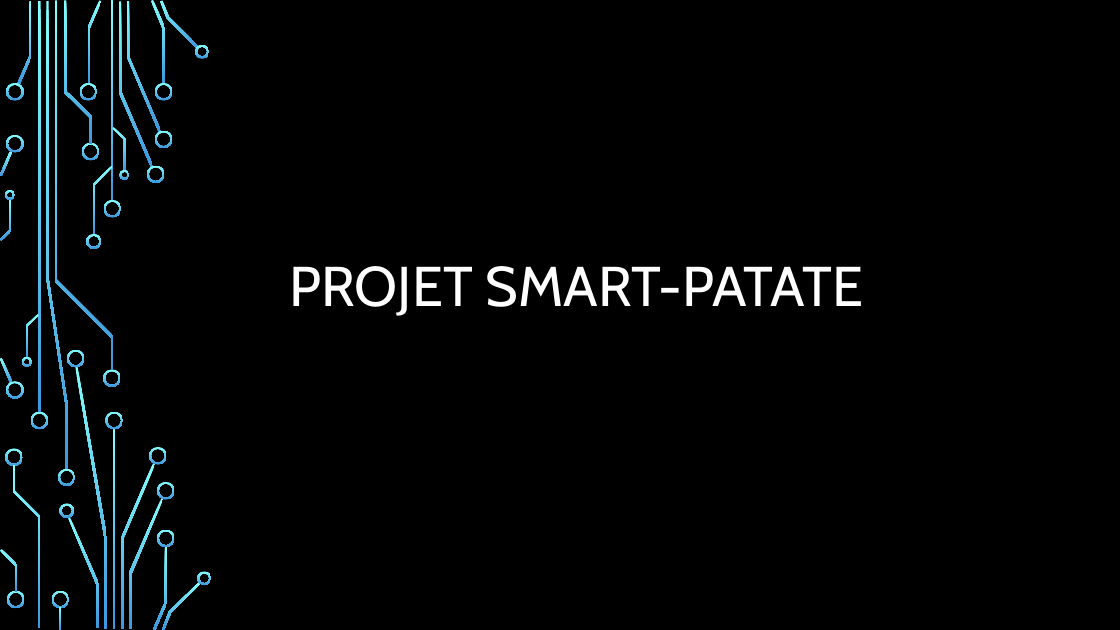
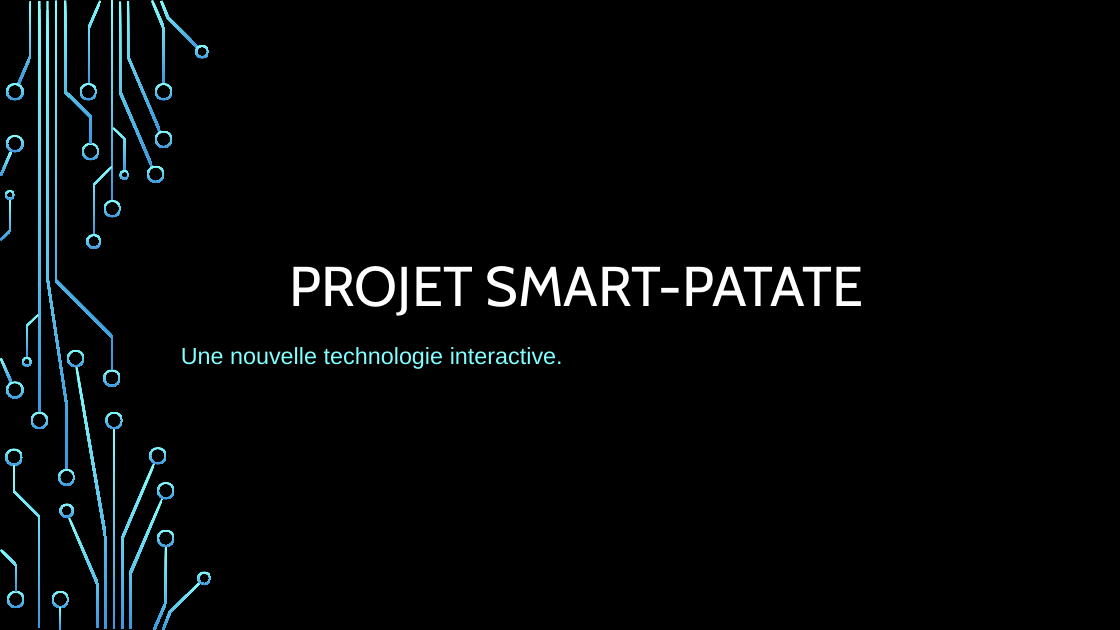
Before and after one commit to AE-L/Projet-SmartPatate, a slide deck: slide 1 of Projet smart-patate.pptx. Drawn at 1120x630 pixels with LibreOffice and Linux fonts; fonts in the diff are those of the drawing; background and template pictures are left out. Boxes give left, top, right and bottom in pixels: in the first picture for what was removed or moved away, otherwise in the second. Text is boxed around its words. In the diff, an @@ line names an element or a change of style, - is before the commit and + after.

Commit message:
lien projet

```diff
--- a/Projet smart-patate.pptx
+++ b/Projet smart-patate.pptx
@@ subtitle added at [181,347,563,369], 20 pt, text #82FFFF @@
+Une nouvelle technologie interactive.
```
Also in this commit, not shown: 1 slide added, 1 slide removed.
